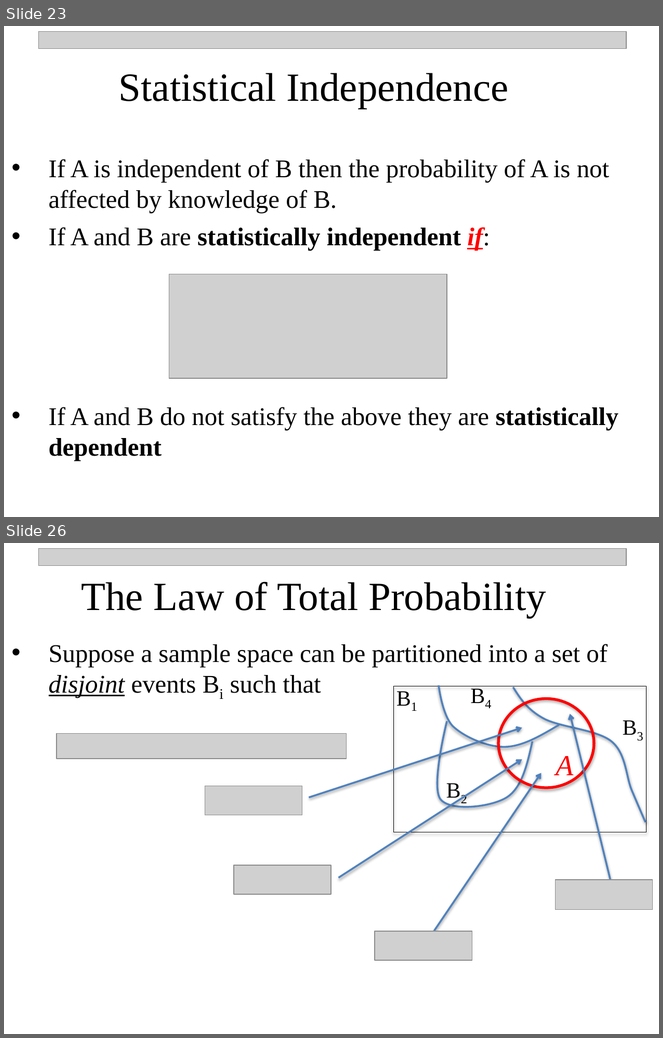
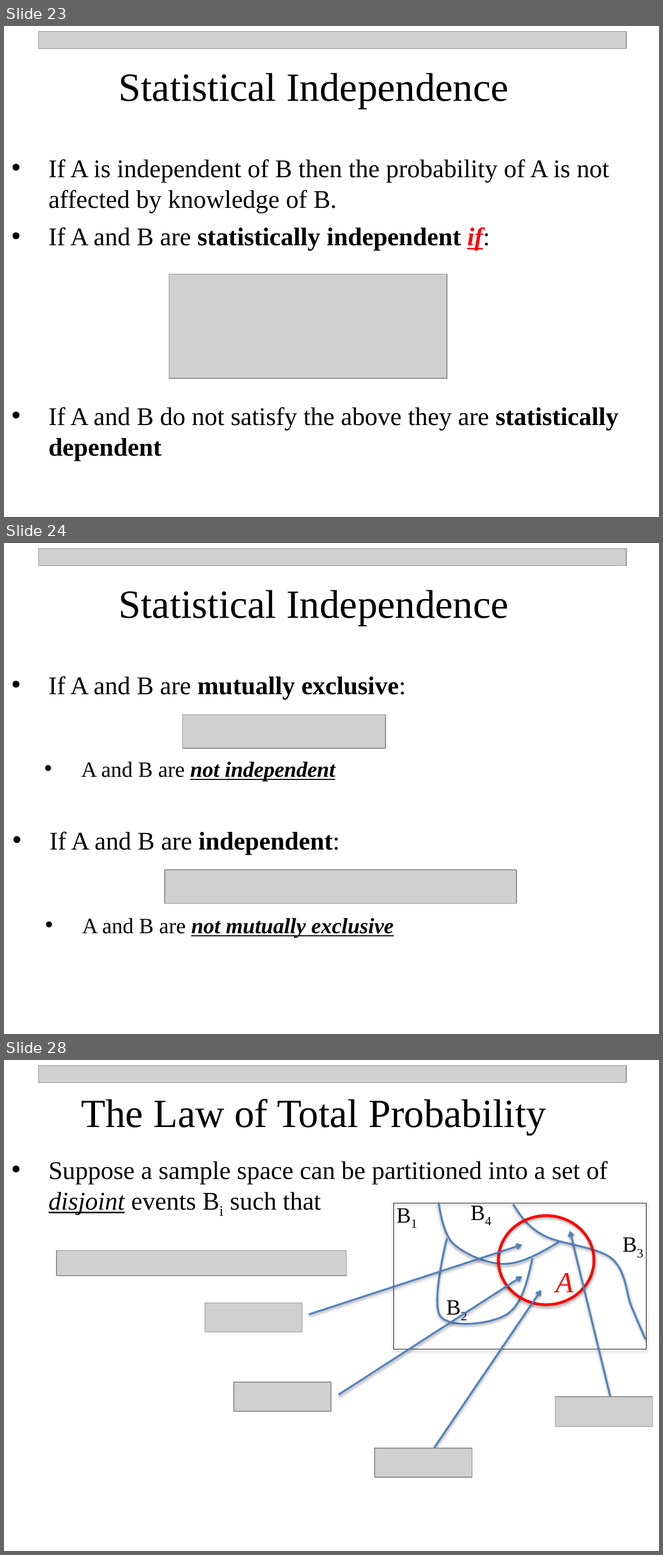
Before and after one commit to npetraco/MAT301, a slide deck: Notes/3_Probability.pptx. Shown one above the other, each under a label of ours: slides 23 and 26 before the commit, slides 23, 24 and 28 after it; the slides between them are not shown. The pictures are 663x1038 and 663x1555 pixels, drawn with LibreOffice and Linux fonts; fonts in the diff are those of the drawing; grey boxes stand for pictures. Boxes give left, top, right and bottom in pixels: in the first picture for what was removed or moved away, otherwise in the second. Text is boxed around its words. In the diff, an @@ line names an element or a change of style, - is before the commit and + after.

```diff
--- a/Notes/3_Probability.pptx
+++ b/Notes/3_Probability.pptx
@@ slide 24 added at (4,543,659,1034), background #FFFFFF @@
@@ picture added at (39,548,626,565) @@
@@ text added at (119,590,508,626), 44 pt, text #000000 @@
+Statistical Independence
@@ text added at (49,676,406,700), 28 pt, text #000000, bold @@
+• If A and B are mutually exclusive:
@@ picture added at (183,715,386,748) @@
@@ text added at (81,762,335,782), 24 pt, text #000000, bold, italic, underline @@
+  • A and B are not independent
@@ text added at (49,832,340,855), 28 pt, text #000000 @@
+• If A and B are independent:
@@ picture added at (165,870,517,903) @@
@@ text added at (82,918,393,938), 24 pt, text #000000, bold, italic, underline @@
+  • A and B are not mutually exclusive
@@ what was slide 26 is now slide 28 @@
```
Also in this commit, not shown: 3 slides changed, 1 other slide added.
